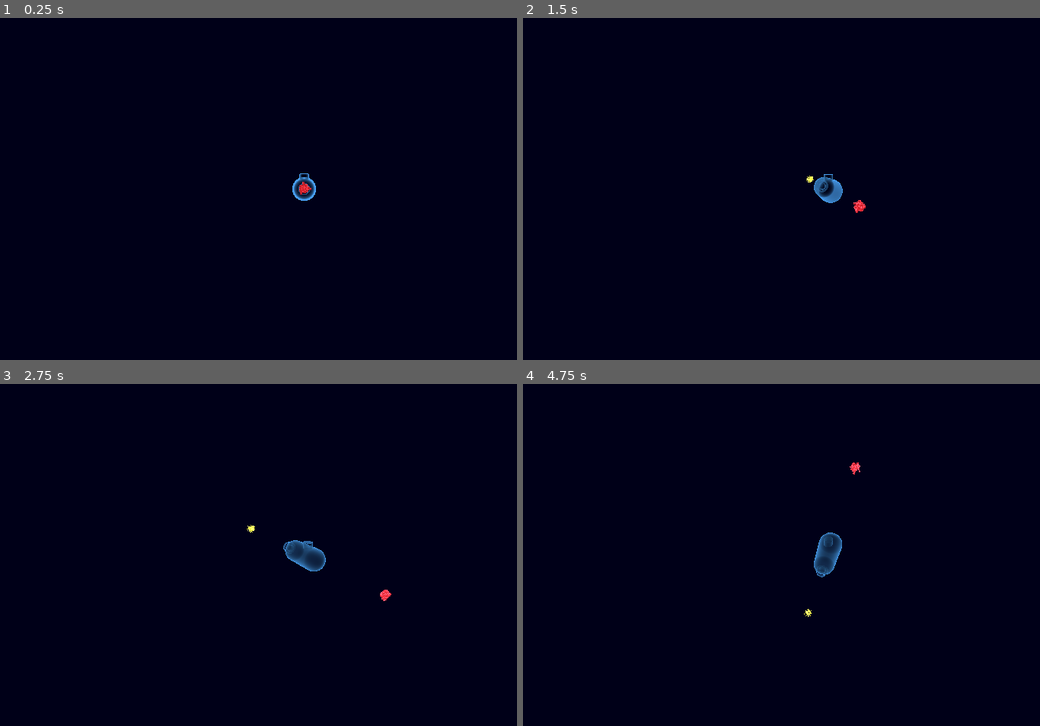
Above: before the commit, frames 1-4 (two rows, left to right).
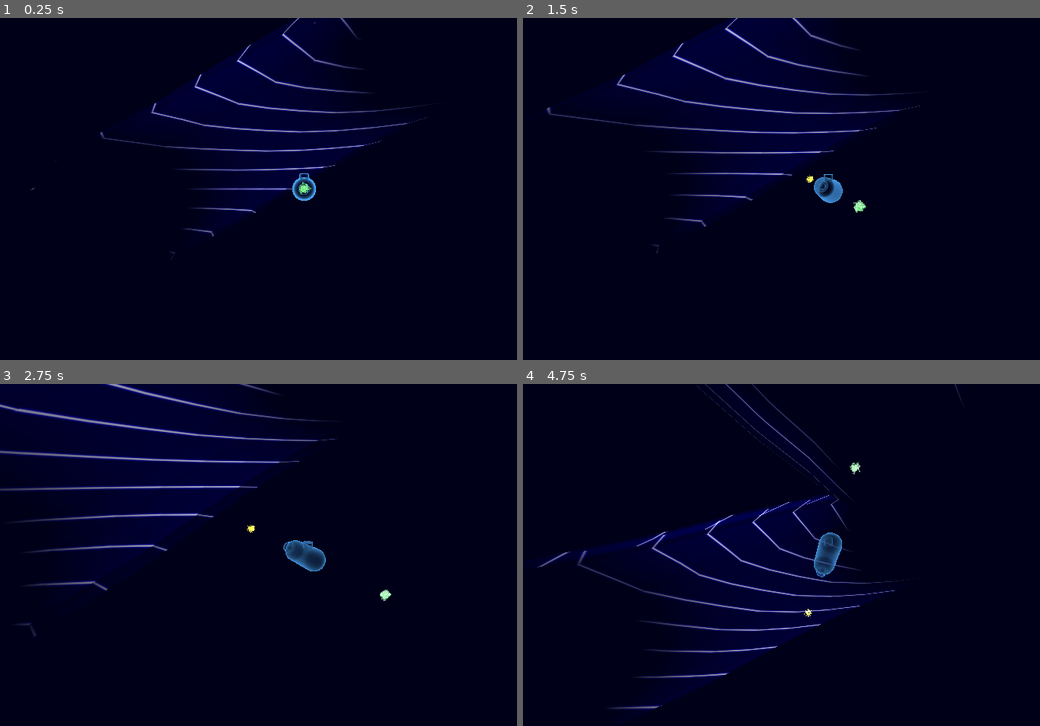
Above: after the commit, the same moments.

Repository: squirrelsoftcompany/LD57
Game: Godot game, scene res://Scenes/collisions_Test_Debug.tscn
Same seed, same stepped clock (60 frames per second), same inputs: the game is played once before the commit and once after it. This scene is started directly instead of the project's main scene.
Inputs (mouse positions are in pixels of both pictures, inside the frame that each line leads up to):
- Up to frame 1 (0.25 s): no input
- Up to frame 2 (1.5 s): tap Enter at 0.5 s; move the mouse to (962, 171) at 0.52 s; hold Shift (mi_switch) 0.53-1.25 s; click (962, 171) at 0.67 s; tap Space at 1.25 s; drag from (703, 206) to (797, 257) at 1.27 s
- Up to frame 3 (2.75 s): tap Enter at 2 s; move the mouse to (367, 479) at 2.02 s; hold Shift (mi_switch) from 2.03 s (still down); click (367, 479) at 2.17 s
- Up to frame 4 (4.75 s): release Shift (mi_switch) at 2.75 s; tap Space at 2.75 s; drag from (797, 623) to (647, 503) at 2.77 s; move the mouse to (1008, 606) at 3.52 s; hold Shift (mi_switch) 3.53-4.25 s; click (1008, 606) at 3.67 s; drag from (647, 503) to (734, 469) at 4.27 s

The runs differ from the first frame. In frame 1, 5.8% of the frame differs, in the area x 5-83%, y 0-71%; in frame 2, 6.8%, in the area x 4-77%, y 0-70%; in frame 3, 6.4%; in frame 4, 6.7%.

Commit message:
Save foes/obstacles material. Update collision test scene.

Diff:
--- a/Material/Shader/sonar_return.tres
+++ b/Material/Shader/sonar_return.tres
@@ -313,11 +313,13 @@
 	var_cam_dir_world = vec3(0.0);
 }
 "
-graph_offset = Vector2(-1257.97, -319.227)
+graph_offset = Vector2(-400.383, -119.487)
 modes/blend = 1
 modes/specular = 1
 varyings/sdf_altitude_lines = "1,0"
 varyings/cam_dir_world = "1,4"
+preview_params/Color = "Color(0, 0, 0, 1)"
+preview_params/line_width = "0.0"
 nodes/fragment/3/node = SubResource("VisualShaderNodeVec2Parameter_ut7om")
 nodes/fragment/3/position = Vector2(-1920, 540)
 nodes/fragment/4/node = SubResource("VisualShaderNodeCompare_ifrsy")
@@ -383,9 +385,9 @@
 nodes/fragment/47/node = SubResource("VisualShaderNodeFloatParameter_baeor")
 nodes/fragment/47/position = Vector2(-1500, -440)
 nodes/fragment/48/node = SubResource("VisualShaderNodeSwitch_w4ojk")
-nodes/fragment/48/position = Vector2(60, 220)
+nodes/fragment/48/position = Vector2(80, 200)
 nodes/fragment/49/node = SubResource("VisualShaderNodeBooleanParameter_ut7om")
 nodes/fragment/49/position = Vector2(-860, 260)
 nodes/fragment/50/node = SubResource("VisualShaderNodeSwitch_ut7om")
-nodes/fragment/50/position = Vector2(-471.99, 356.717)
-nodes/fragment/connections = PackedInt32Array(3, 1, 4, 1, 3, …(419 unchanged characters)… , 0, 46, 0, 46, 0, 44, 0, 47, 0, 22, 0, 37, 0, 48, 1, 48, 0, 0, 0, 50, 0, 48, 0, 49, 0, 50, 0, 6, 0, 50, 2)
+nodes/fragment/50/position = Vector2(-380, 480)
+nodes/fragment/connections = PackedInt32Array(3, 1, 4, 1, 3, …(419 unchanged characters)… , 0, 46, 0, 46, 0, 44, 0, 47, 0, 22, 0, 49, 0, 50, 0, 6, 0, 50, 2, 48, 0, 0, 0, 37, 0, 48, 1, 50, 0, 48, 0)
--- /dev/null
+++ b/Material/objects.tres
@@ -0,0 +1,9 @@
+[gd_resource type="ShaderMaterial" load_steps=2 format=3 uid="uid://djnjvaelugxea"]
+
+[ext_resource type="Shader" uid="uid://cqkdq301fceow" path="res://Shaders/mine.tres" id="1_kb25i"]
+
+[resource]
+render_priority = 0
+shader = ExtResource("1_kb25i")
+shader_parameter/DistortionVector = Vector3(1, 1, 1)
+shader_parameter/ColorParameter = Color(0.334572, 0.875, 0.376862, 1)
--- a/Scenes/Energy/energyZone.tscn
+++ b/Scenes/Energy/energyZone.tscn
@@ -44,6 +44,5 @@
 [node name="EnergySound" type="AudioStreamPlayer" parent="."]
 stream = ExtResource("4_sx2dy")
 volume_db = -9.0
-bus = &"SFX"
 
 [connection signal="timeout" from="Timer" to="." method="_on_timer_timeout"]
--- a/Scenes/Foes/mine.tscn
+++ b/Scenes/Foes/mine.tscn
@@ -1,23 +1,17 @@
-[gd_scene load_steps=9 format=3 uid="uid://cr6h145xeg0sk"]
+[gd_scene load_steps=8 format=3 uid="uid://cr6h145xeg0sk"]
 
-[ext_resource type="Shader" uid="uid://cqkdq301fceow" path="res://Shaders/mine.tres" id="1_auc4j"]
 [ext_resource type="Script" uid="uid://bvrge511tdlao" path="res://Scripts/Foes/mine.gd" id="1_qtsk4"]
 [ext_resource type="Script" uid="uid://dfkgrkkemn2lq" path="res://Scripts/Foes/foes_visu.gd" id="1_tyfw0"]
+[ext_resource type="Material" uid="uid://djnjvaelugxea" path="res://Material/objects.tres" id="2_1rt2h"]
 [ext_resource type="AudioStream" uid="uid://l4a5jgkmlffj" path="res://SFX/Explosion.mp3" id="4_1rt2h"]
 
-[sub_resource type="ShaderMaterial" id="ShaderMaterial_auc4j"]
-render_priority = 0
-shader = ExtResource("1_auc4j")
-shader_parameter/DistortionVector = Vector3(0, 2, 0)
-shader_parameter/ColorParameter = Color(0.804688, 0.125005, 0.155032, 1)
-
-[sub_resource type="BoxMesh" id="BoxMesh_qtsk4"]
-material = SubResource("ShaderMaterial_auc4j")
+[sub_resource type="BoxMesh" id="BoxMesh_sw1bi"]
+material = ExtResource("2_1rt2h")
 
 [sub_resource type="MultiMesh" id="MultiMesh_qtsk4"]
 transform_format = 1
 instance_count = 100
-mesh = SubResource("BoxMesh_qtsk4")
+mesh = SubResource("BoxMesh_sw1bi")
 buffer = PackedFloat32Array(2.67878e-07, 8.9543e-43, 1.89301e-10, 8.9543e-43, 1.89382e-10, 8.9543e-43, 6.29489e+29, 8.9 …(14826 unchanged characters)…
 
 [sub_resource type="SphereShape3D" id="SphereShape3D_tyfw0"]
@@ -39,4 +33,3 @@
 [node name="ExplosionSound" type="AudioStreamPlayer" parent="."]
 stream = ExtResource("4_1rt2h")
 volume_db = -9.0
-bus = &"SFX"
--- a/Scenes/collisions_Test_Debug.tscn
+++ b/Scenes/collisions_Test_Debug.tscn
@@ -1,13 +1,13 @@
 [gd_scene load_steps=11 format=3 uid="uid://dbk6cslda8hf"]
 
-[ext_resource type="Material" uid="uid://dmg37doa3e5j6" path="res://Material/sonar_return.tres" id="1_htifl"]
 [ext_resource type="Script" uid="uid://c7ga8q35vtvdu" path="res://Scripts/player.gd" id="2_hpmha"]
 [ext_resource type="PackedScene" uid="uid://dqbw1tiffrucc" path="res://Scenes/submarine.tscn" id="3_jxywu"]
 [ext_resource type="Script" uid="uid://bcblre3d3gb7m" path="res://addons/orbit_camera/orbit_camera.gd" id="4_5ahhx"]
 [ext_resource type="PackedScene" uid="uid://cyic6ghoa0be8" path="res://Scenes/moving_interaction.tscn" id="5_nntnt"]
-[ext_resource type="PackedScene" path="res://Scenes/world_environment.tscn" id="6_qojcl"]
+[ext_resource type="PackedScene" uid="uid://cavo4y7twdfwx" path="res://Scenes/world_environment.tscn" id="6_qojcl"]
 [ext_resource type="PackedScene" uid="uid://cr6h145xeg0sk" path="res://Scenes/Foes/mine.tscn" id="7_laals"]
 [ext_resource type="PackedScene" uid="uid://cao25obr6us7l" path="res://Scenes/Energy/energyZone.tscn" id="8_hyyws"]
+[ext_resource type="PackedScene" uid="uid://ch33d4mqh5ac2" path="res://Scenes/map.tscn" id="9_hpmha"]
 
 [sub_resource type="CapsuleMesh" id="CapsuleMesh_pofpa"]
 
@@ -17,49 +17,6 @@
 point_count = 2
 
 [node name="CollisionsTestDebug" type="Node3D"]
-
-[node name="OmniLight3D" type="OmniLight3D" parent="."]
-visible = false
-omni_range = 1000.0
-omni_attenuation = 0.0
-
-[node name="World" type="CSGCombiner3D" parent="."]
-visible = false
-layers = 4
-material_override = ExtResource("1_htifl")
-use_collision = true
-collision_mask = 2
-
-[node name="CSGBox3D" type="CSGBox3D" parent="World"]
-flip_faces = true
-size = Vector3(1000, 1000, 1000)
-
-[node name="CSGCylinder3D" type="CSGCylinder3D" parent="World"]
-operation = 2
-radius = 8.0
-height = 110.0
-
-[node name="CSGCylinder3D2" type="CSGCylinder3D" parent="World"]
-transform = Transform3D(1, 0, 0, 0, -4.37114e-08, -1, 0, 1, -4.37114e-08, 0, -20, -20)
-operation = 2
-radius = 8.0
-height = 110.0
-
-[node name="CSGCylinder3D3" type="CSGCylinder3D" parent="World"]
-transform = Transform3D(-4.37114e-08, -1, 0, 1, -4.37114e-08, 0, 0, 0, 1, 20, 40, 0)
-operation = 2
-radius = 8.0
-height = 110.0
-
-[node name="CSGSphere3D" type="CSGSphere3D" parent="World"]
-transform = Transform3D(1, 0, 0, 0, 1, 0, 0, 0, 1, 0, -21.9065, 0)
-operation = 2
-radius = 20.0
-
-[node name="CSGSphere3D2" type="CSGSphere3D" parent="World"]
-transform = Transform3D(1, 0, 0, 0, 1, 0, 0, 0, 1, 0, 39.668, 0)
-operation = 2
-radius = 20.0
 
 [node name="Player" type="Node3D" parent="."]
 transform = Transform3D(1, 0, 0, 0, 1, 0, 0, 0, 1, 0, 0, 2.285)
@@ -95,3 +52,5 @@
 
 [node name="EnergyZone" parent="." instance=ExtResource("8_hyyws")]
 transform = Transform3D(1, 0, 0, 0, 1, 0, 0, 0, 1, 0, 0, -11.0374)
+
+[node name="Map" parent="." instance=ExtResource("9_hpmha")]
--- a/Scripts/Foes/foes_visu.gd
+++ b/Scripts/Foes/foes_visu.gd
@@ -9,9 +9,9 @@
 	random.randomize()
 
 	for i in range(cube_count):
-		var position = Transform3D()
-		position = position.translated(Vector3(randfn(0.0,0.2) * cluster_radius, randfn(0.0,0.2) * cluster_radius, randfn(0.0,0.2) * cluster_radius))
-		multimesh.set_instance_transform(i, position)
+		var new_position = Transform3D()
+		new_position = new_position.translated(Vector3(randfn(0.0,0.2) * cluster_radius, randfn(0.0,0.2) * cluster_radius, randfn(0.0,0.2) * cluster_radius))
+		multimesh.set_instance_transform(i, new_position)
 
 func _ready():
 	generate_instances()
--- a/Shaders/mine.tres
+++ b/Shaders/mine.tres
@@ -378,7 +378,6 @@
 
 }
 "
-graph_offset = Vector2(-1932.98, -248.992)
 modes/diffuse = 3
 modes/specular = 2
 nodes/vertex/0/position = Vector2(1520, -160)
